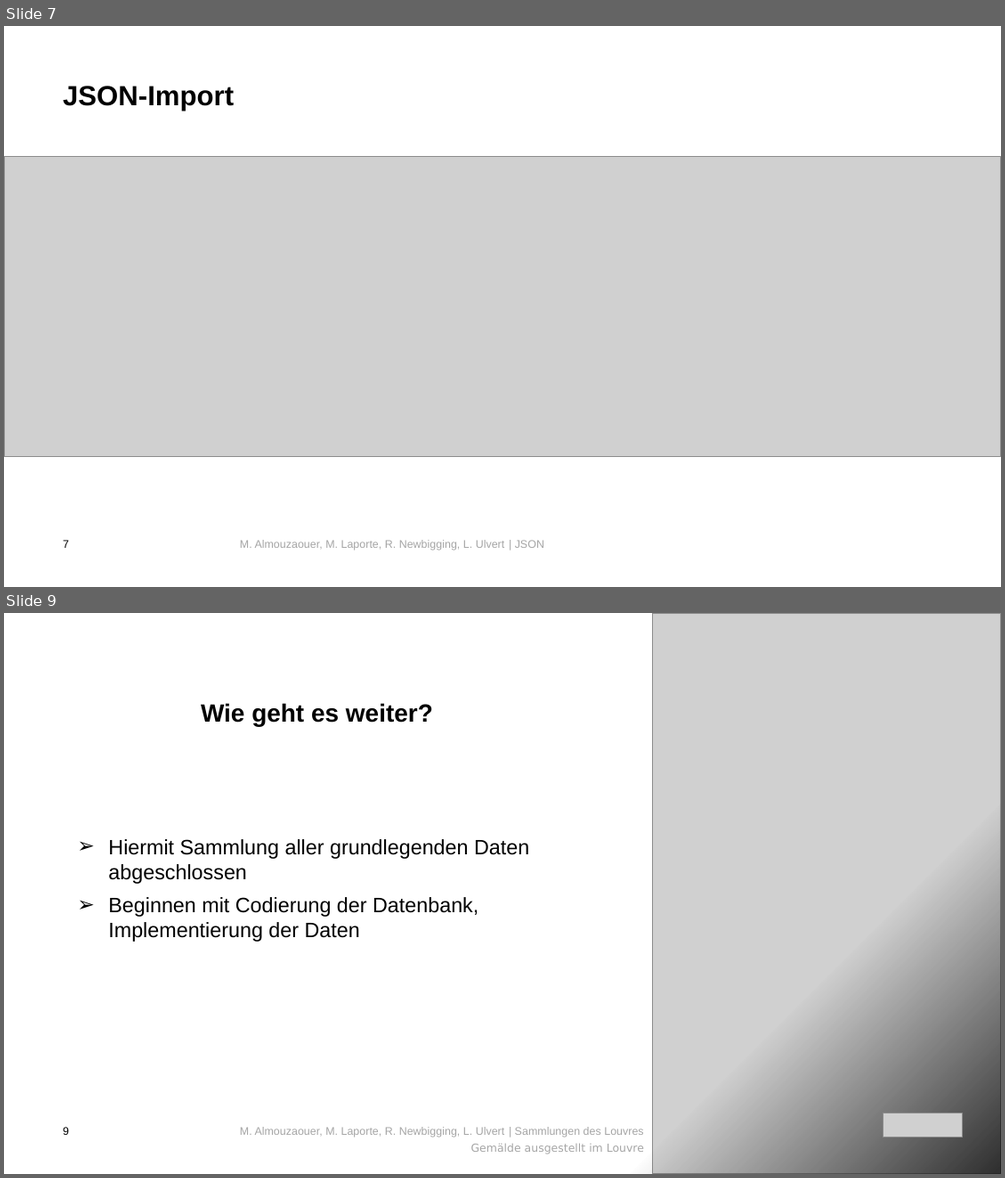
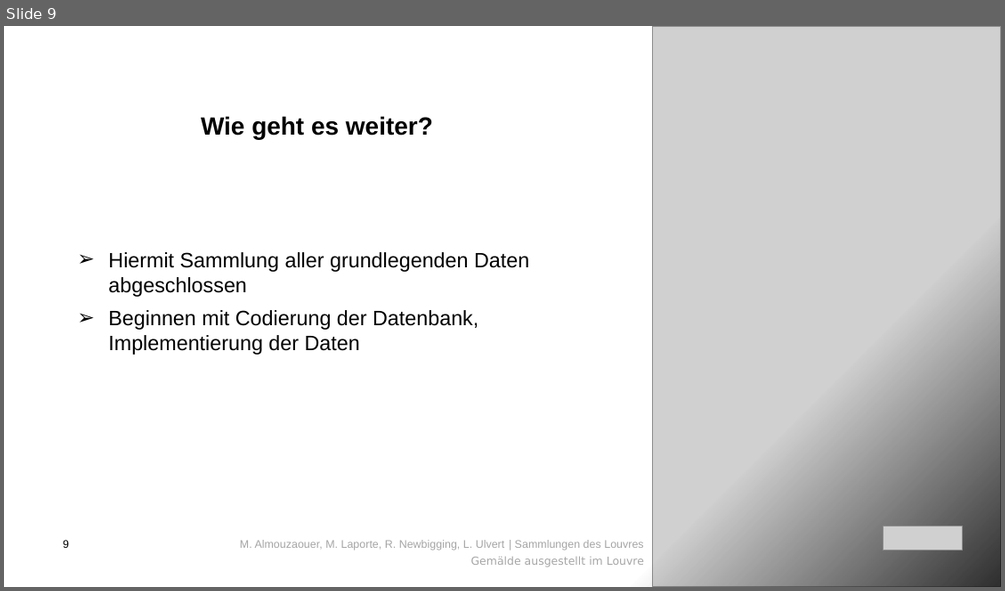
Before and after one commit to Mo123D/Louvre, a slide deck: Pitch_G6_Louvre1.pptx. Shown one above the other, each under a label of ours: slides 7 and 9 before the commit, slide 9 after it; the slides between them are not shown. The pictures are 1005x1178 and 1005x591 pixels, drawn with LibreOffice and Linux fonts; fonts in the diff are those of the drawing; grey boxes stand for pictures; background and template pictures are left out. Boxes give left, top, right and bottom in pixels: in the first picture for what was removed or moved away, otherwise in the second. Text is boxed around its words. In the diff, an @@ line names an element or a change of style, - is before the commit and + after.

```diff
--- a/Pitch_G6_Louvre1.pptx
+++ b/Pitch_G6_Louvre1.pptx
@@ slide 7 removed at [4, 26, 1001, 587], background #FFFFFF @@
@@ title removed at [63, 86, 234, 111] @@
-JSON-Import
@@ picture removed at [4, 157, 1001, 457] @@
@@ page number removed at [63, 540, 69, 548] @@
-7
@@ text removed at [240, 540, 544, 550] @@
-M. Almouzaouer, M. Laporte, R. Newbigging, L. Ulvert | JSON
```
Also in this commit, not shown: 2 slides added, 1 other slide removed.
